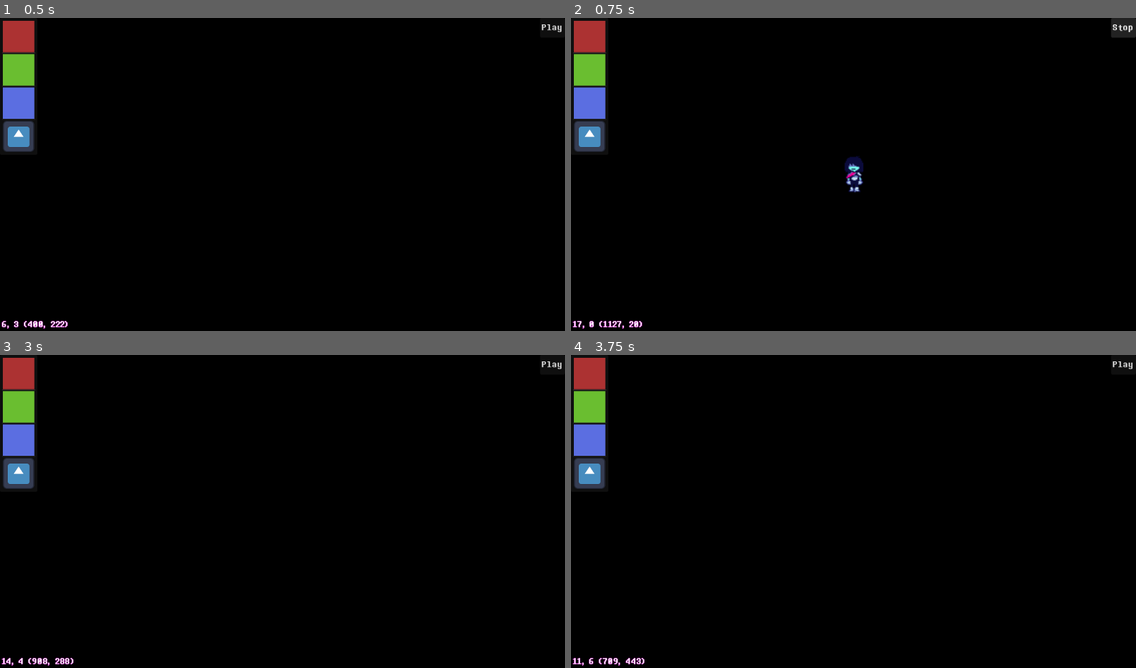
Above: before the commit, frames 1-4 (two rows, left to right).
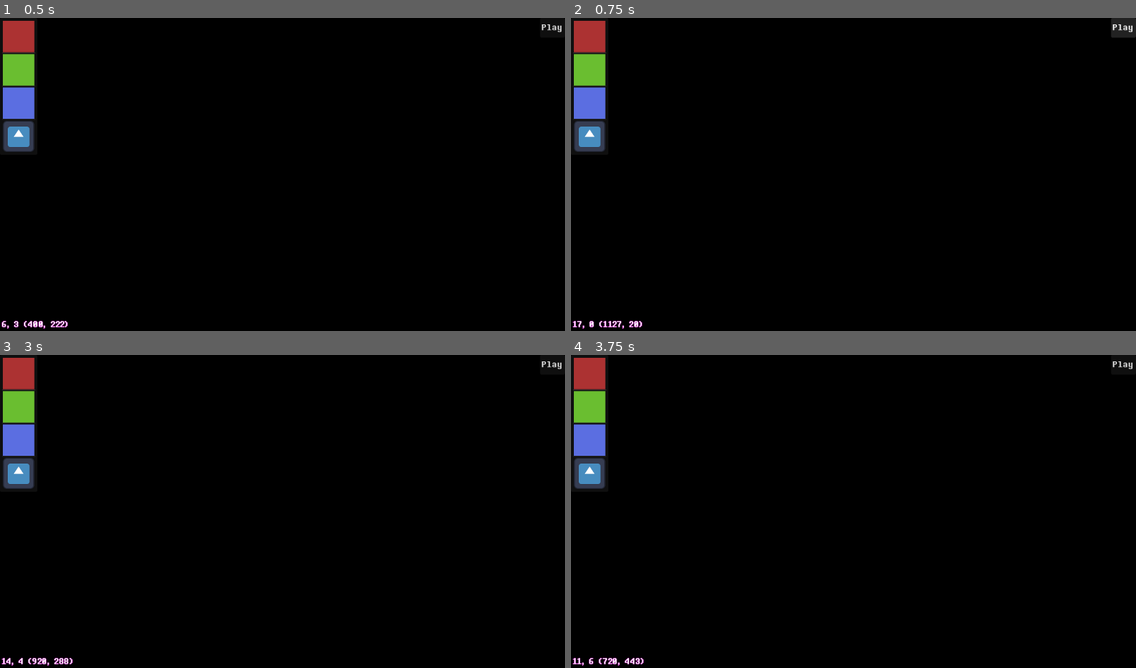
Above: after the commit, the same moments.

Repository: LunarTides/nutdealer
Game: Godot game, scene res://scenes/ui/creator/creator_dark_world_ui.tscn
Two runs of this game, one before a commit and one after it. Both use one fixed random seed, a clock stepped at 60 frames per second and the inputs below. The engine's default icon, where the game draws it, is replaced by a stand-in: a white triangle on a blue panel in a dark square.
Inputs (mouse positions are in pixels of both pictures, inside the frame that each line leads up to):
- Up to frame 1 (0.5 s): no input
- Up to frame 2 (0.75 s): click "Play" at 0.5 s
- Up to frame 3 (3 s): click "Stop" (after the commit: "Play") at 1.25 s; click "Play" at 2 s; tap Enter at 2.75 s; move the mouse to (406, 495) at 2.77 s; hold D (editor_pan_right) from 2.78 s (still down); tap Z (interact) at 2.85 s; click (406, 495) at 2.92 s
- Up to frame 4 (3.75 s): move the mouse to (740, 527) at 3.52 s; release D (editor_pan_right) at 3.53 s; hold S (editor_pan_down) from 3.53 s (still down); tap Z (interact) at 3.6 s; click (740, 527) at 3.67 s

Frame 1 is identical in both runs. In frame 2, 0.3% of the frame differs, in the area x 48-100%, y 2-56%; in frame 3, 0.1%; in frame 4, 0.1%.

Commit message:
Disable tiles outside starting room

Diff:
--- a/scenes/ui/creator/actions.gd
+++ b/scenes/ui/creator/actions.gd
@@ -5,7 +5,12 @@
 
 # Called when the node enters the scene tree for the first time.
 func _ready() -> void:
-	pass # Replace with function body.
+	Game.play_start.connect(func() -> void:
+		play_button.text = "Stop"
+	)
+	Game.play_end.connect(func() -> void:
+		play_button.text = "Play"
+	)
 
 
 # Called every frame. 'delta' is the elapsed time since the previous frame.
@@ -16,7 +21,5 @@
 func _on_play_button_pressed() -> void:
 	if Game.playing:
 		Creator.stop_playing()
-		play_button.text = "Play"
 	else:
 		Creator.start_playing()
-		play_button.text = "Stop"
--- a/scenes/ui/creator/room_outlines.gd
+++ b/scenes/ui/creator/room_outlines.gd
@@ -75,7 +75,7 @@
 		var bound: Rect2i = Room.bounds[i]
 
 		var filled: bool = hovering == i
-		var width: int = 0 if filled else 3
+		var width: int = -1 if filled else 3
 
 		draw_rect(Room.coords_to_position(bound), Color.SLATE_GRAY, filled, width, true)
 
--- a/scenes/ui/tile.gd
+++ b/scenes/ui/tile.gd
@@ -53,3 +53,11 @@
 func interact() -> void:
 	# TODO: Temp. Remove this.
 	self_modulate /= 1.25
+
+func disable() -> void:
+	hide()
+	process_mode = Node.PROCESS_MODE_DISABLED
+
+func enable() -> void:
+	show()
+	process_mode = Node.PROCESS_MODE_ALWAYS
--- a/scenes/ui/tiles.gd
+++ b/scenes/ui/tiles.gd
@@ -23,3 +23,13 @@
 			return tile
 
 	return null
+
+func call_inside_room(room_index: int, callback: Callable) -> void:
+	for tile: Tile in get_children():
+		if Room.coords_to_room_index(tile.coords) == room_index:
+			callback.call(tile)
+
+func call_outside_room(room_index: int, callback: Callable) -> void:
+	for tile: Tile in get_children():
+		if Room.coords_to_room_index(tile.coords) != room_index:
+			callback.call(tile)
--- a/scripts/creator/creator.gd
+++ b/scripts/creator/creator.gd
@@ -51,14 +51,34 @@
 	pass
 
 func start_playing() -> void:
+	# Get starting room from camera position.
+	var room_index: int = Room.position_to_room_index(dark_world_ui.camera_2d.global_position)
+	if room_index == -1:
+		push_warning("Must start in a room.")
+		return
+
+	print_debug("Playing from Room %d" % room_index)
+
+	# Disable tiles outside room.
+	Game.tiles.call_outside_room(room_index, func(tile: Tile) -> void:
+		tile.disable()
+	)
+
 	Game.playing = true
+	Game.current_room = room_index
 
+	# Create player.
 	var player: Player = PLAYER.instantiate()
 	dark_world_ui.add_child(player)
 	player.global_position = dark_world_ui.camera_2d.global_position
 	Game.player = player
 
 func stop_playing() -> void:
+	# Re-enable disabled tiles outside room.
+	Game.tiles.call_outside_room(Game.current_room, func(tile: Tile) -> void:
+		tile.enable()
+	)
+
 	Game.playing = false
 	Game.player.queue_free()
 
--- a/scripts/creator/creator_room_manipulation.gd
+++ b/scripts/creator/creator_room_manipulation.gd
@@ -35,7 +35,8 @@
 					# If no room or creating new room.
 					handle_new_room(event)
 				else:
-					print("Room %d" % room_index)
+					# Existing room.
+					pass
 		else:
 			cleanup_new_room()
 
--- a/scripts/game/game.gd
+++ b/scripts/game/game.gd
@@ -15,6 +15,7 @@
 			play_end.emit()
 var player: Player
 var tiles: Tiles
+var current_room: int = 0
 
 # Called when the node enters the scene tree for the first time.
 func _ready() -> void:
--- a/scripts/game/room.gd
+++ b/scripts/game/room.gd
@@ -53,6 +53,9 @@
 
 	return -1
 
+func coords_to_room_index(coords: Vector2i) -> int:
+	return position_to_room_index(Global.coords_to_position(coords))
+
 func coords_to_position(rect: Rect2i) -> Rect2i:
 	rect.position *= 64
 	rect.size *= 64
